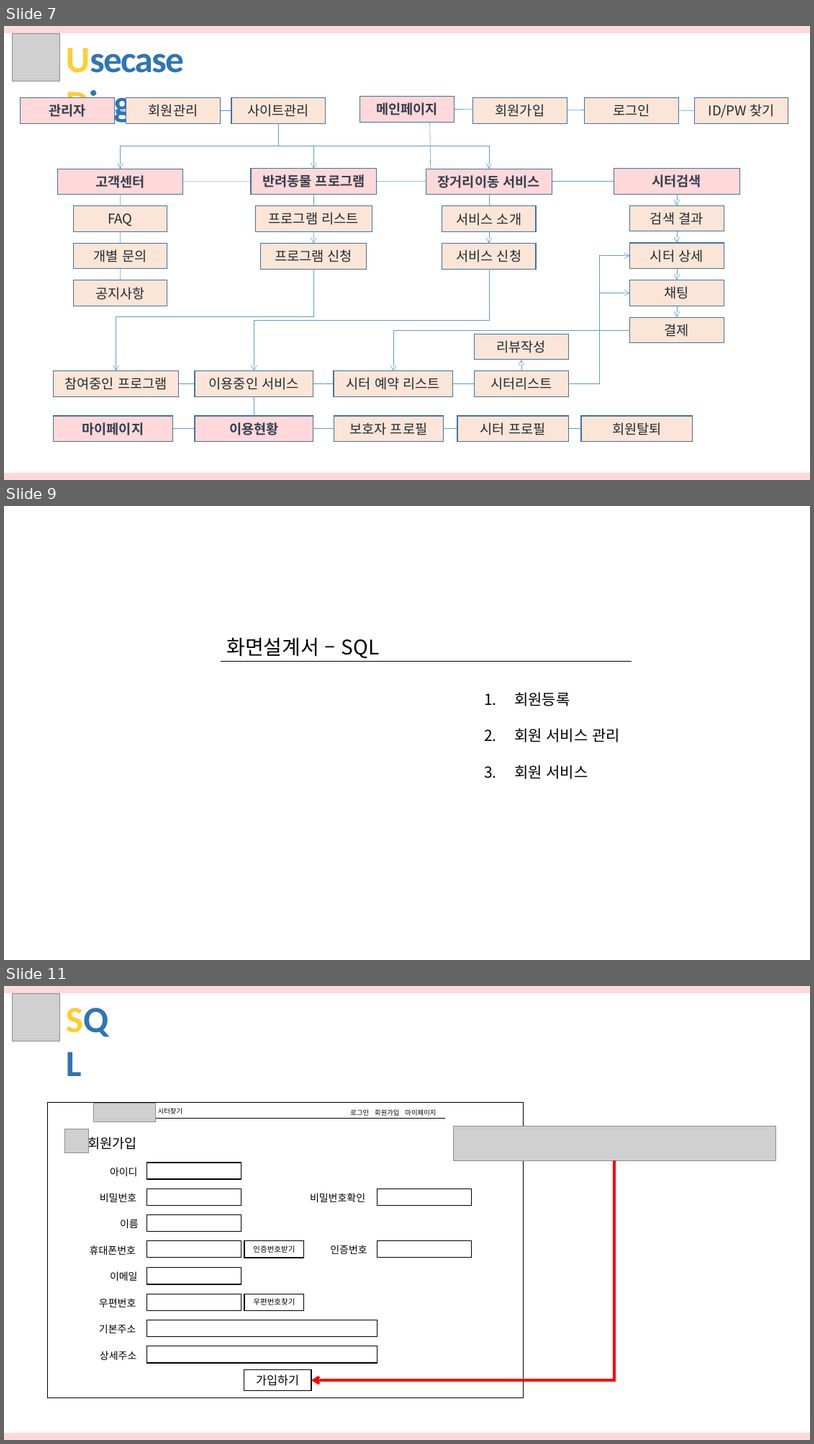
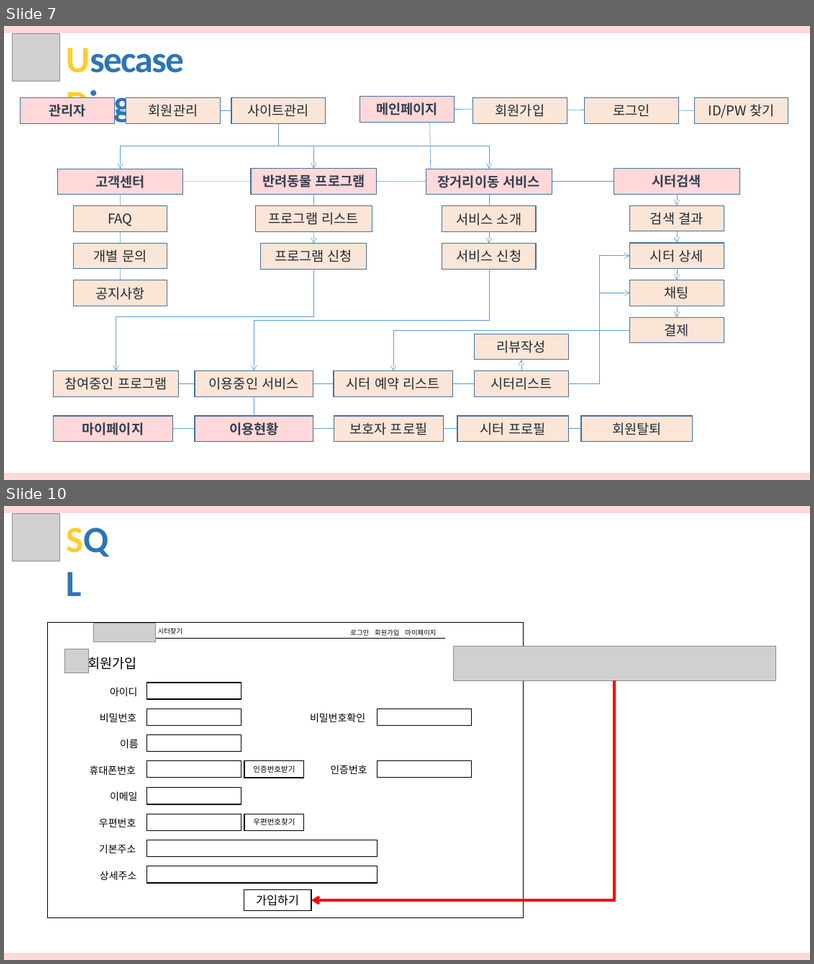
Before and after one commit to hhsw07/ezen-academy-projects, a slide deck: 3조 화면설계서 - SQL 통합.pptx. Shown one above the other, each under a label of ours: slides 7, 9 and 11 before the commit, slides 7 and 10 after it; the slides between them are not shown. The pictures are 814x1444 and 814x964 pixels, drawn with LibreOffice and Linux fonts; fonts in the diff are those of the drawing; grey boxes stand for pictures. Boxes give left, top, right and bottom in pixels: in the first picture for what was removed or moved away, otherwise in the second. Text is boxed around its words. In the diff, an @@ line names an element or a change of style, - is before the commit and + after.

```diff
--- a/3조 화면설계서 - SQL 통합.pptx
+++ b/3조 화면설계서 - SQL 통합.pptx
@@ slide 9 removed at <box>4,506,810,960</box>, background #FFFFFF @@
@@ text removed at <box>226,637,380,658</box> @@
-화면설계서 – SQL
@@ line removed from (221, 662) to (633, 662) @@
@@ text removed at <box>514,692,620,779</box> @@
-1. 회원등록
-2. 회원 서비스 관리
-3. 회원 서비스
@@ what was slide 11 is now slide 10 @@
```
Also in this commit, not shown: 1 slide changed.
